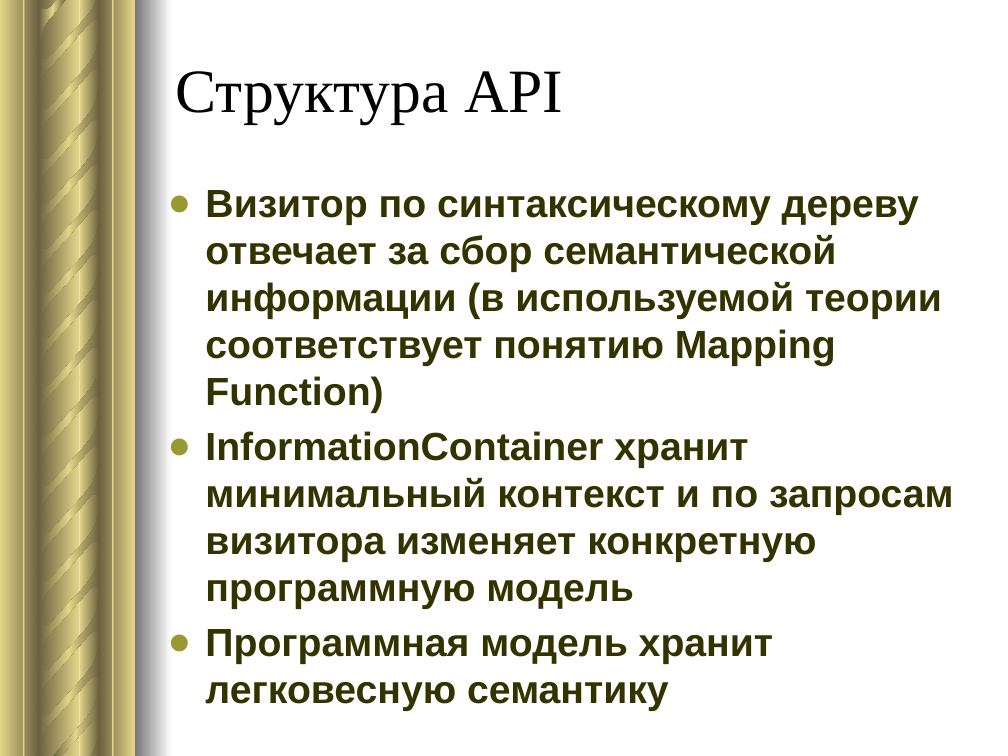
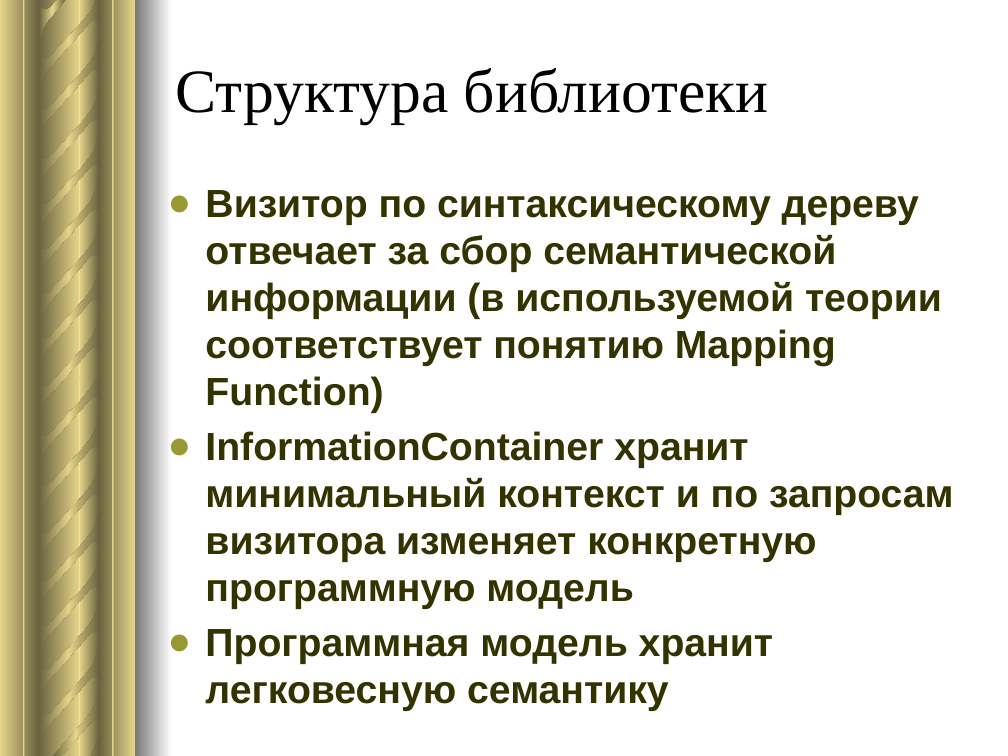
Before and after one commit to voloshinbogdan/LightSemantic, a slide deck: slide 15 of Presentation/НАКОПЛЕНИЕ ЛЕГКОВЕСНОЙ СЕМАНТИЧЕСКОЙ ИНФОРМАЦИИ ПО СИНТАКСИЧЕСКОМУ ДЕРЕВУ.pptx (slide 14 before the commit). Drawn at 1008x756 pixels with LibreOffice and Linux fonts; fonts in the diff are those of the drawing. Boxes give left, top, right and bottom in pixels: in the first picture for what was removed or moved away, otherwise in the second. Text is boxed around its words. In the diff, an @@ line names an element or a change of style, - is before the commit and + after.

```diff
--- a/Presentation/НАКОПЛЕНИЕ ЛЕГКОВЕСНОЙ СЕМАНТИЧЕСКОЙ ИНФОРМАЦИИ ПО СИНТАКСИЧЕСКОМУ ДЕРЕВУ.pptx
+++ b/Presentation/НАКОПЛЕНИЕ ЛЕГКОВЕСНОЙ СЕМАНТИЧЕСКОЙ ИНФОРМАЦИИ ПО СИНТАКСИЧЕСКОМУ ДЕРЕВУ.pptx
@@ title at [176, 68, 769, 124]: text changed @@
-Структура API
+Структура библиотеки
```
Also in this commit, not shown: 4 other slides changed, 3 slides added, 2 other files.
